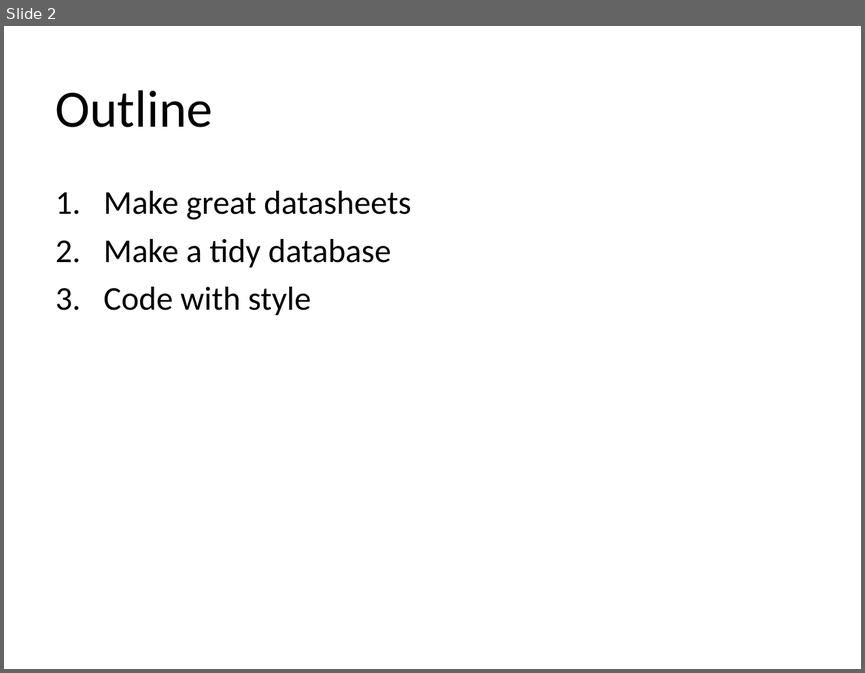
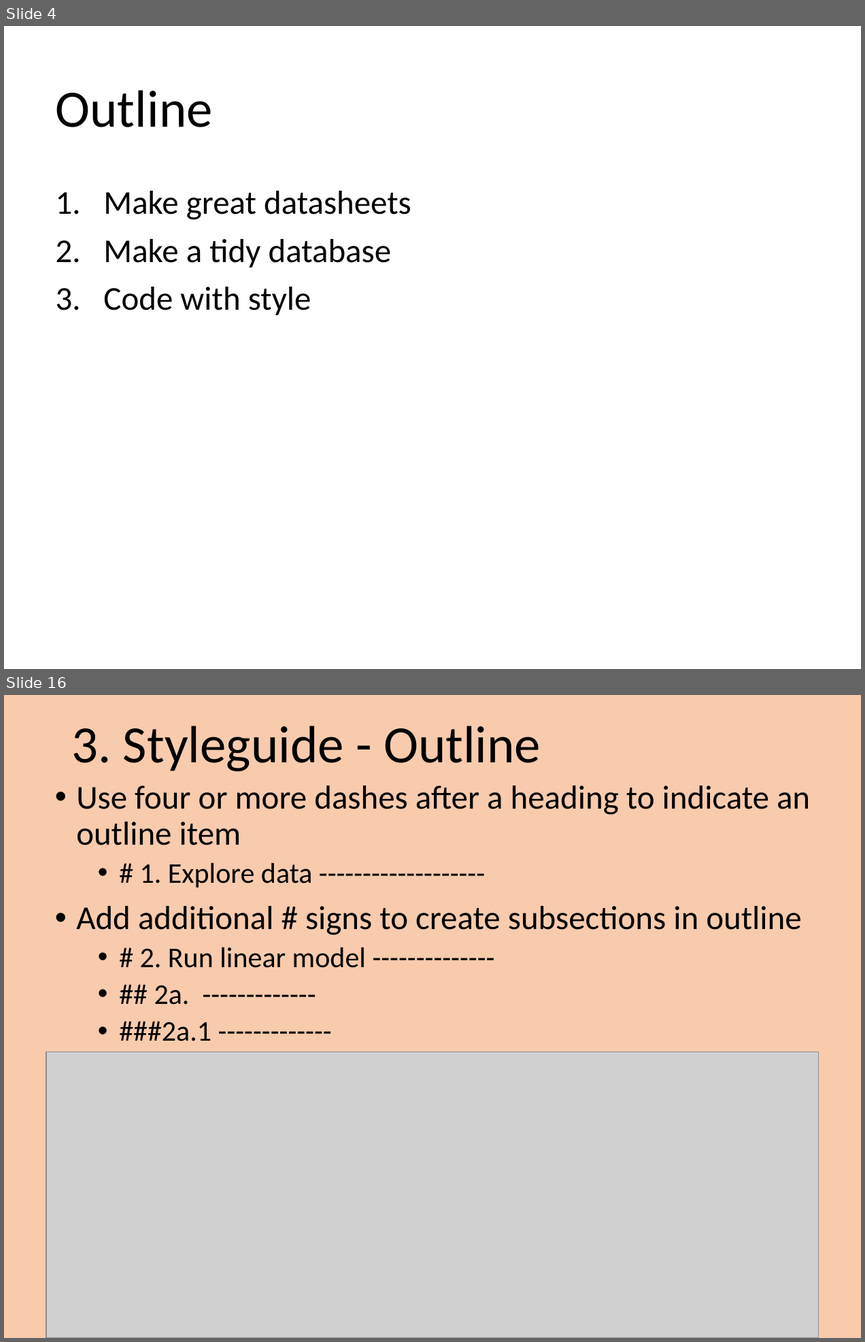
Before and after one commit to EEOB590A-Data-Science-in-R-Fall2021/CourseMaterials, a slide deck: 2. Data Management/Wk4 - Datasheets and Coding with Style.pptx. Shown one above the other, each under a label of ours: slide 2 before the commit, slides 4 and 16 after it; the slides between them are not shown. The pictures are 865x673 and 865x1342 pixels, drawn with LibreOffice and Linux fonts; fonts in the diff are those of the drawing; grey boxes stand for pictures. Boxes give left, top, right and bottom in pixels: in the first picture for what was removed or moved away, otherwise in the second. Text is boxed around its words. In the diff, an @@ line names an element or a change of style, - is before the commit and + after.

```diff
--- a/2. Data Management/Wk4 - Datasheets and Coding with Style.pptx
+++ b/2. Data Management/Wk4 - Datasheets and Coding with Style.pptx
@@ slide 16 added at <box>4,695,861,1338</box>, background #F8CBAD @@
@@ title added at <box>71,726,541,772</box>, 44 pt, text #000000 @@
+3. Styleguide - Outline
@@ text added at <box>76,785,810,1041</box>, 28 pt, text #000000 @@
+• Use four or more dashes after a heading to indicate an outline item
+  • # 1. Explore data -------------------
+• Add additional # signs to create subsections in outline
+  • # 2. Run linear model --------------
+  • ## 2a. -------------
+  • ###2a.1 -------------
@@ picture added at <box>46,1051,818,1338</box> @@
@@ what was slide 2 is now slide 4 @@
```
Also in this commit, not shown: 11 slides changed, 6 other slides added, 6 other files.
